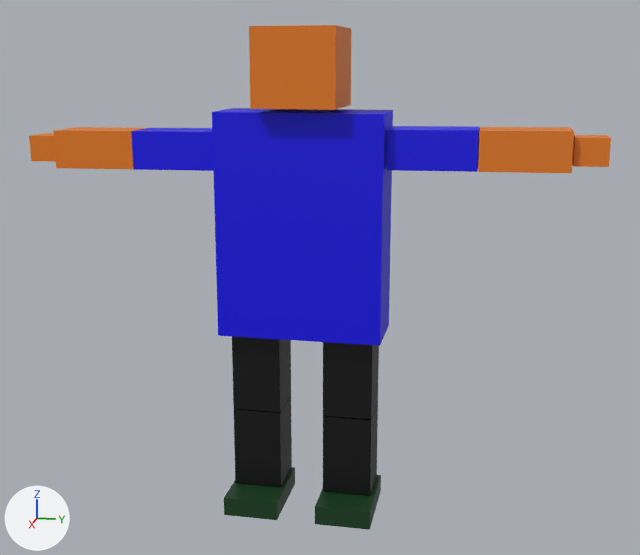
The FBX model Proyecto/Assets/Models/Student_01/Student_01.fbx, before and after one commit.
The view is the same before and after, from a camera (50 mm lens) standing at (14.76, 3.22, 8.0) and looking at (0.08, 0.28, 4.33). Lighting does not change. The marker at lower left points along +X, +Y and +Z. Where no turn or scale is listed for an object, it has been applied to the vertices.

The scene before the commit, as lines of its bpy script (objects in view):
```python
ob_foot_r = bpy.data.objects.new('Foot.R', me_cube_004)
ob_foot_r.location = (0.2, -0.81, 0.24)
ob_forearm_l = bpy.data.objects.new('Forearm.L', me_cube_009)
ob_forearm_l.location = (0.0, 2.18, 6.59)
ob_forearm_r = bpy.data.objects.new('Forearm.R', me_cube_010)
ob_forearm_r.location = (0.01, -2.2, 6.5)
ob_hand_l = bpy.data.objects.new('Hand.L', me_cube_014)
ob_hand_l.location = (0.0, 4.65, 6.6)
ob_lowerleg_l = bpy.data.objects.new('LowerLeg.L', me_cube_003)
ob_lowerleg_l.location = (-0.08, -0.82, 1.15)
ob_lowerleg_r = bpy.data.objects.new('LowerLeg.R', me_cube_006)
ob_lowerleg_r.location = (-0.08, 0.82, 1.15)
ob_torso = bpy.data.objects.new('Torso', me_cube_001)
ob_torso.location = (0.0, 0.0, 5.25)
ob_upperleg_l = bpy.data.objects.new('UpperLeg.L', me_cube_002)
ob_upperleg_l.location = (-0.08, -0.82, 2.61)
ob_upperleg_r = bpy.data.objects.new('UpperLeg.R', me_cube_005)
ob_upperleg_r.location = (-0.08, 0.82, 2.61)
# also in view: 'Loweararm.L' at (0.0, 3.63, 6.6); 'Hand.R' at (0.0, -4.63, 6.48); 'Foot.L' at (0.2, 0.85, 0.24); 'Lowerarm.R' at (0.0, -3.63, 6.49); 'Head' at (0.12, 0.0, 7.88)
```
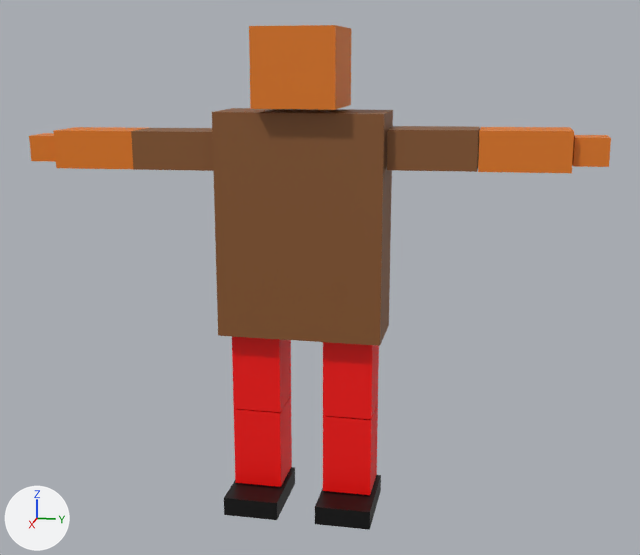
Boxes (x1, y1, x2, y2) around the edits, measured in the pictures (640 x 555 px):
'Torso', recoloured (blue to brown): (212, 108, 393, 346) in both
'LowerLeg.L', recoloured (black to red): (234, 396, 292, 487) in both
'UpperLeg.L', recoloured (black to red): (232, 337, 291, 412) in both
'Forearm.L', recoloured (blue to brown): (387, 126, 480, 172) in both
'LowerLeg.R', recoloured (black to red): (323, 402, 378, 495) in both
'UpperLeg.R', recoloured (black to red): (323, 342, 379, 419) in both
'Forearm.R', recoloured (blue to brown): (131, 128, 213, 171) in both
'Foot.R', recoloured: (224, 467, 295, 520) in both
'Foot.L', recoloured: (315, 475, 381, 530) in both

The change, as a list of edits to the scene's bpy script:
```text
Change mat_material_003:
    mat_material_003.base_color: (0.0, 0.0, 0.0) -> (0.254, 0.0969, 0.0273)  # black #000000 -> brown #8a582e
Change mat_material_004:
    mat_material_004.base_color: (0.00485, 0.0484, 0.0106) -> (0.0, 0.0, 0.0)  # dark green #0f3e1a -> black #000000
Add mat_material_005:
    mat_material_005 = principled_material('Material.005')
    mat_material_005.base_color = (1.0, 0.00107, 0.0)  # red #ff0400
Change me_cube_002:
    where me_cube_002.from_pydata(...)  # 8 vertices, 6 faces; spans x -0.433..0.433, y -0.432..0.432, z -0.719..0.719
    remove me_cube_002.materials.append(mat_material_003)  # black #000000
    add me_cube_002.materials.append(mat_material_005)  # red #ff0400
Change me_cube_001:
    where me_cube_001.from_pydata(...)  # 8 vertices, 6 faces; spans x -0.6..0.6, y -1.42..1.42, z -1.92..1.92
    remove me_cube_001.materials.append(mat_material_001)  # blue #0600e9
    add me_cube_001.materials.append(mat_material_003)  # brown #8a582e
Change me_cube_003:
    where me_cube_003.from_pydata(...)  # 8 vertices, 6 faces; spans x -0.433..0.433, y -0.432..0.432, z -0.719..0.719
    remove me_cube_003.materials.append(mat_material_003)  # black #000000
    add me_cube_003.materials.append(mat_material_005)  # red #ff0400
Change me_cube_005:
    where me_cube_005.from_pydata(...)  # 8 vertices, 6 faces; spans x -0.433..0.433, y -0.432..0.432, z -0.719..0.719
    remove me_cube_005.materials.append(mat_material_003)  # black #000000
    add me_cube_005.materials.append(mat_material_005)  # red #ff0400
Change me_cube_006:
    where me_cube_006.from_pydata(...)  # 8 vertices, 6 faces; spans x -0.433..0.433, y -0.432..0.432, z -0.719..0.719
    remove me_cube_006.materials.append(mat_material_003)  # black #000000
    add me_cube_006.materials.append(mat_material_005)  # red #ff0400
Change me_cube_009:
    where me_cube_009.from_pydata(...)  # 8 vertices, 6 faces; spans x -0.417..0.417, y -0.722..0.722, z -0.331..0.331
    remove me_cube_009.materials.append(mat_material_001)  # blue #0600e9
    add me_cube_009.materials.append(mat_material_003)  # brown #8a582e
Change me_cube_010:
    where me_cube_010.from_pydata(...)  # 8 vertices, 6 faces; spans x -0.417..0.417, y -0.722..0.722, z -0.331..0.331
    remove me_cube_010.materials.append(mat_material_001)  # blue #0600e9
    add me_cube_010.materials.append(mat_material_003)  # brown #8a582e
```
